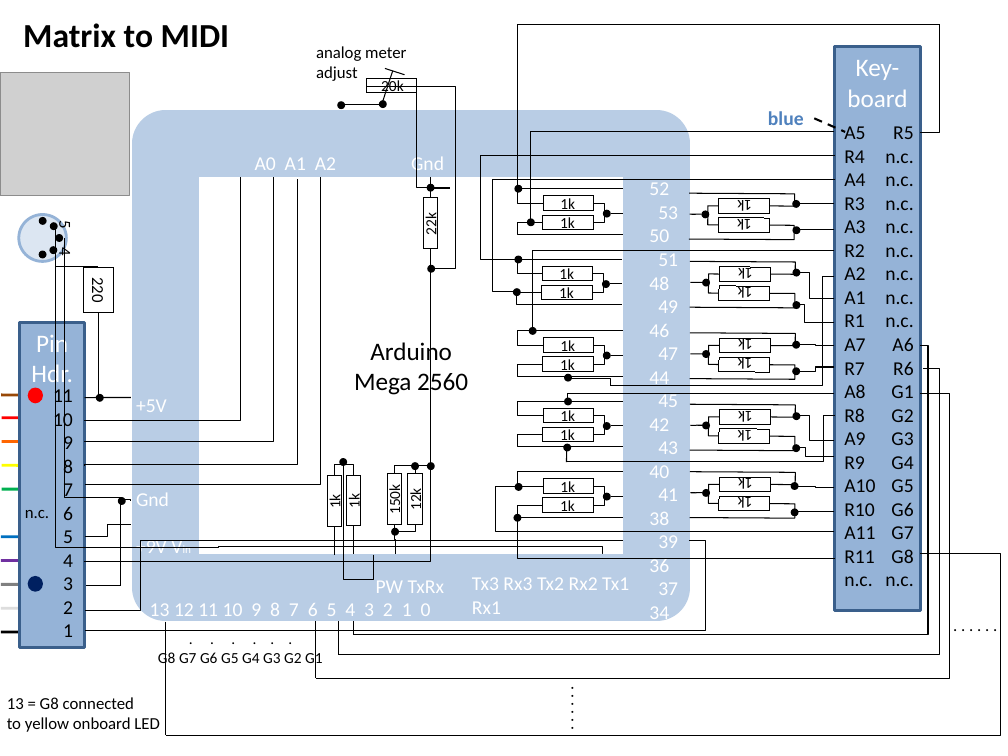
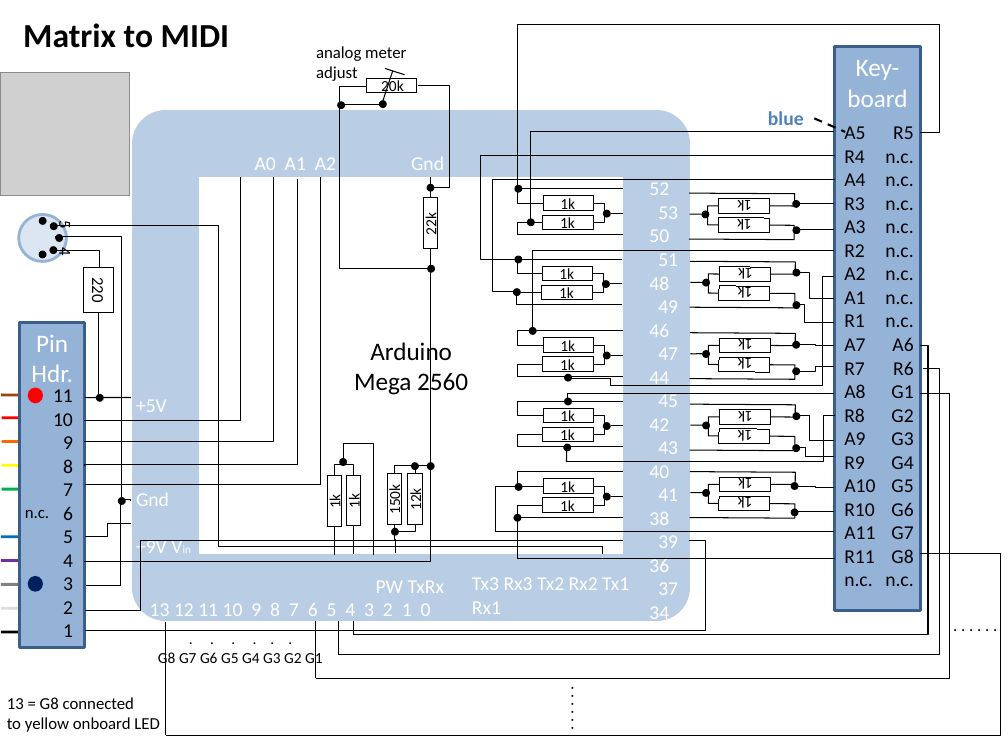
Before and after one commit to HaraldRieder/Matrix_to_MIDI, a slide deck: slide 2 of Hardware.odp. Drawn at 1008x756 pixels with LibreOffice and Linux fonts; fonts in the diff are those of the drawing; grey boxes stand for pictures. Boxes give left, top, right and bottom in pixels: in the first picture for what was removed or moved away, otherwise in the second. Text is boxed around its words. In the diff, an @@ line names an element or a change of style, - is before the commit and + after.

```diff
--- a/Hardware.odp
+++ b/Hardware.odp
@@ elbow line (367, 86) - (430, 268): route changed @@
@@ elbow line moved from (417, 86) - (450, 187) to (450, 187) - (417, 86) @@
@@ elbow line (218, 546) - (55, 225): route changed @@
@@ elbow line moved from (122, 497) - (65, 238) to (122, 500) - (55, 238) @@
@@ elbow line (702, 215) - (689, 214): route changed @@
@@ elbow line moved from (55, 251) - (99, 267) to (99, 268) - (55, 250) @@
@@ elbow line (373, 554) - (344, 458): route changed @@
```
Also in this commit, not shown: 2 other slides changed.
